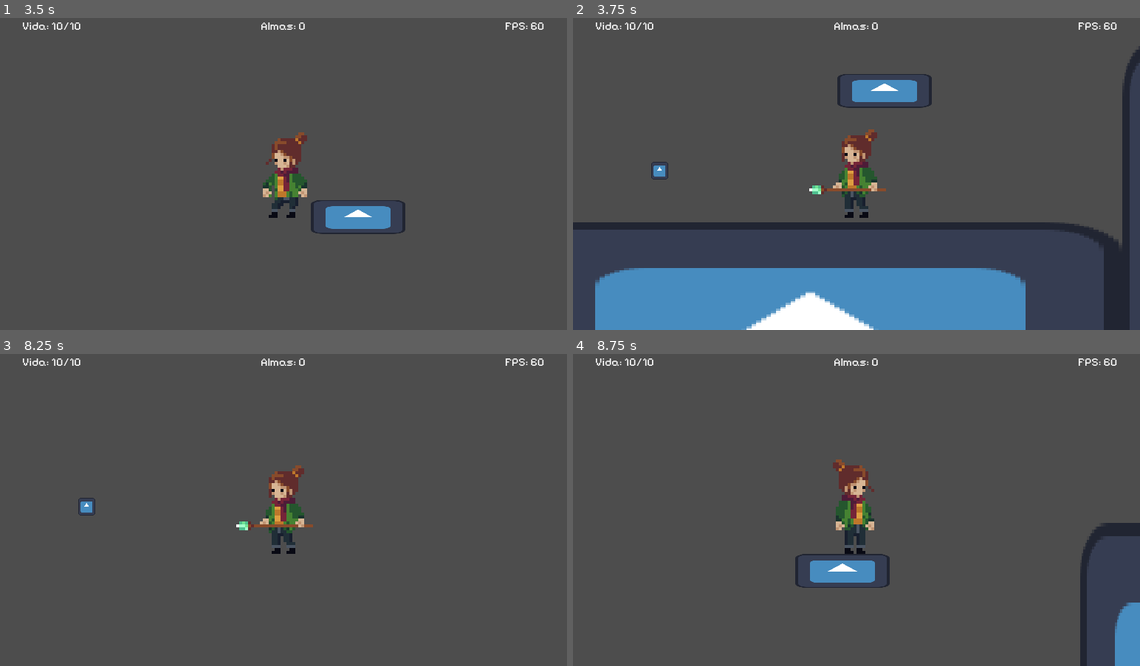
Above: before the commit, frames 1-4 (two rows, left to right).
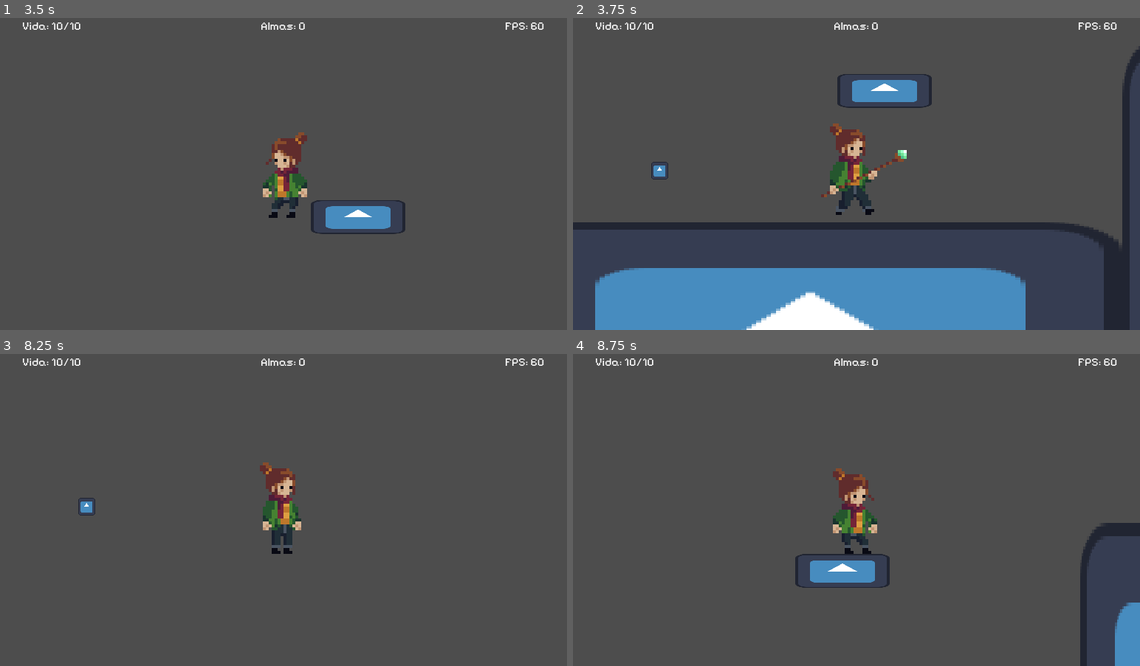
Above: after the commit, the same moments.

Repository: Vinnie-Jung/Lacos
Game: Godot game, scene res://scenes/menu/main_menu.tscn
Same seed, same stepped clock (60 frames per second), same inputs: the game is played once before the commit and once after it. The engine's default icon, where the game draws it, is replaced by a stand-in: a white triangle on a blue panel in a dark square.
Inputs (mouse positions are in pixels of both pictures, inside the frame that each line leads up to):
- Up to frame 1 (3.5 s): click "JOGAR" at 0.5 s; tap Enter at 1.25 s; move the mouse to (408, 155) at 1.27 s; press the mouse at (408, 155) at 1.28 s; hold D (move_right) 1.28-2.78 s; tap W (jump) at 1.52, 2.27 s; move the mouse to (170, 186) at 2.02 s; release the mouse at (170, 186) at 2.03 s; right-click (170, 186) at 2.1 s; move the mouse to (340, 99) at 2.77 s; press the mouse at (340, 99) at 2.78 s; hold A (move_left) from 2.78 s (still down)
- Up to frame 2 (3.75 s): move the mouse to (828, 233) at 3.52 s; release A (move_left) at 3.53 s; release the mouse at (828, 233) at 3.53 s; hold D (move_right) from 3.53 s (still down); right-click (828, 233) at 3.6 s; click (828, 233) at 3.67 s
- Up to frame 3 (8.25 s): tap W (jump) at 3.77, 4.52, 5.27, 6.77, 7.52 s; move the mouse to (453, 553) at 4.27 s; press the mouse at (453, 553) at 4.28 s; move the mouse to (113, 460) at 5.02 s; release D (move_right) at 5.03 s; release the mouse at (113, 460) at 5.03 s; hold A (move_left) 5.03-5.78 s; right-click (113, 460) at 5.1 s; move the mouse to (311, 506) at 5.77 s; press the mouse at (311, 506) at 5.78 s; hold D (move_right) 5.78-6.53 s; move the mouse to (198, 425) at 6.52 s; release the mouse at (198, 425) at 6.53 s; hold A (move_left) 6.53-8.03 s; right-click (198, 425) at 6.6 s; move the mouse to (408, 491) at 7.27 s; press the mouse at (408, 491) at 7.28 s; move the mouse to (170, 522) at 8.02 s; release the mouse at (170, 522) at 8.03 s; hold D (move_right) from 8.03 s (still down); right-click (170, 522) at 8.1 s; click (170, 522) at 8.17 s
- Up to frame 4 (8.75 s): keep holding D (move_right); tap W (jump) at 8.27 s

Frame 1 is identical in both runs. In frame 2, 1.6% of the frame differs, in the area x 41-59%, y 33-65%; in frame 3, 1.2%; in frame 4, 1.1%.

Commit message:
Adding ranged attack cooldown

Diff:
--- a/scenes/chars/chars_src/mother.gd
+++ b/scenes/chars/chars_src/mother.gd
@@ -2,6 +2,7 @@
 extends CharacterBody2D
 
 # Nodes
+@onready var proj_cooldown: Timer = $ProjectileCooldown
 @onready var rock_attack_area = $RockAttackBox/Area
 @onready var rock_attack_timer: Timer = $RockAttackBox/AttackTimer
 @onready var spear_attack_timer: Timer = $SpearAttackBox/AttackTimer
@@ -153,4 +154,11 @@
 	new_proj.direction.x = dir
 	new_proj.scale = Vector2(0.3, 0.3)
 
+	proj_cooldown.start()
+	can_attack = false
+
 	animation.flip_h = true if (dir < 0) else false
+
+
+func _on_projectile_cooldown_timeout() -> void:
+	can_attack = true
--- a/scenes/chars/mother.tscn
+++ b/scenes/chars/mother.tscn
@@ -254,6 +254,10 @@
 [node name="AttackTimer" type="Timer" parent="SpearAttackBox"]
 wait_time = 0.2
 
+[node name="ProjectileCooldown" type="Timer" parent="."]
+one_shot = true
+
 [connection signal="timeout" from="TakeDamageTimer" to="." method="_on_timer_timeout"]
 [connection signal="body_entered" from="SpearAttackBox" to="." method="_on_attack_box_body_entered"]
 [connection signal="timeout" from="SpearAttackBox/AttackTimer" to="." method="_on_attack_timer_timeout"]
+[connection signal="timeout" from="ProjectileCooldown" to="." method="_on_projectile_cooldown_timeout"]
